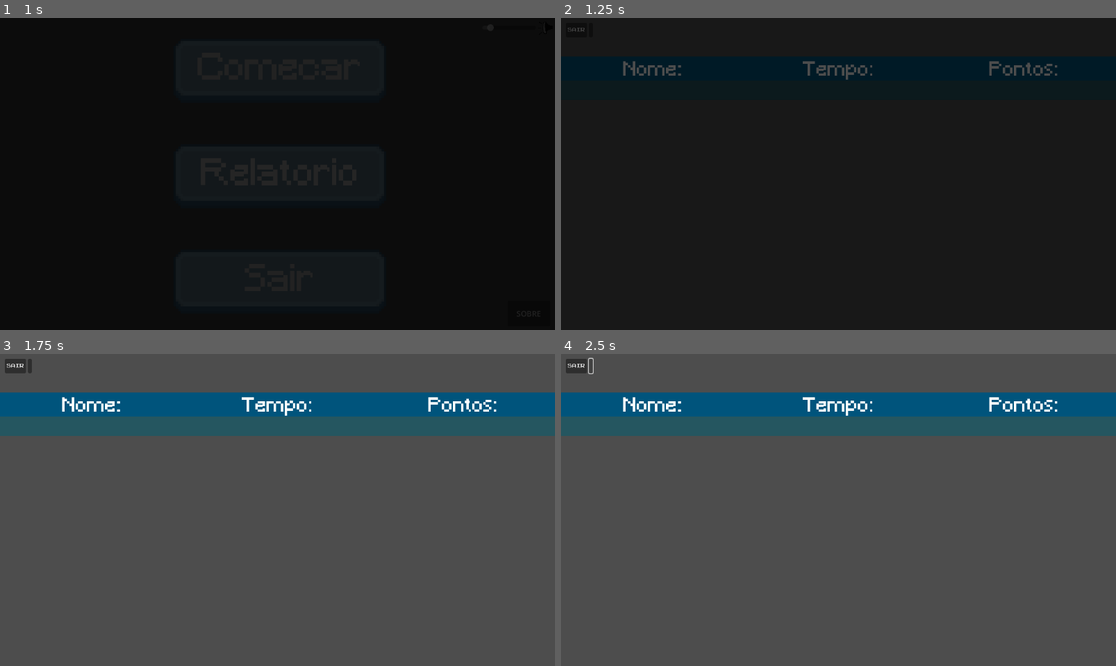
Above: before the commit, frames 1-4 (two rows, left to right).
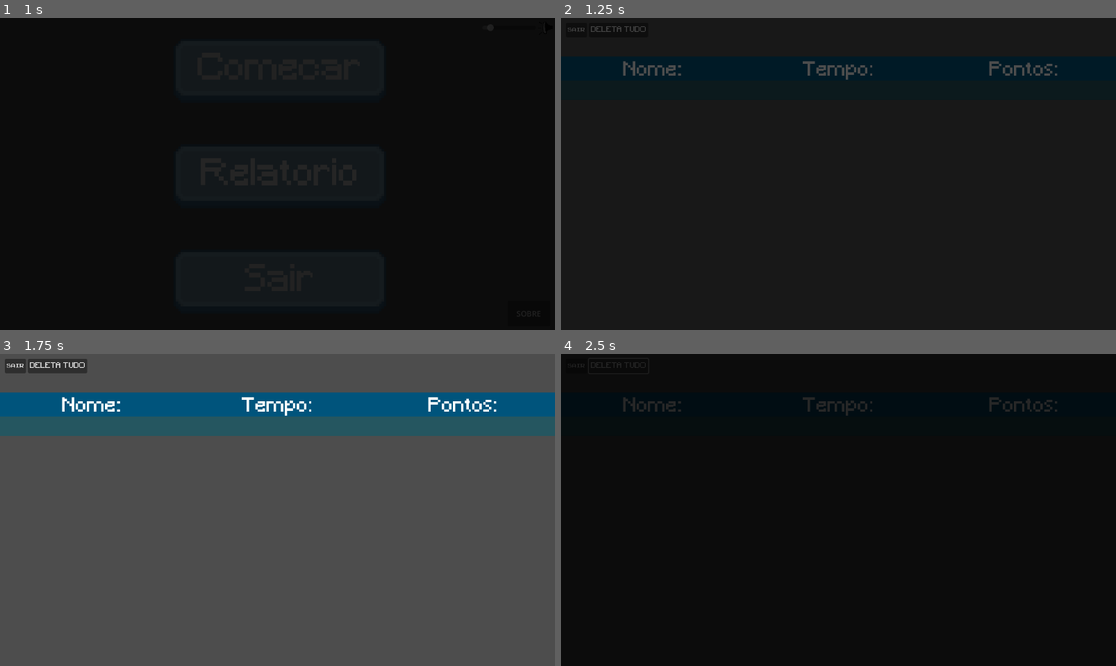
Above: after the commit, the same moments.

Repository: Estefano-Alfredo/Jogo-ASSARTE
Game: Godot game, scene res://Nos de Menu/Menu/menu.tscn
Same seed, same stepped clock (60 frames per second), same inputs: the game is played once before the commit and once after it.
Inputs (mouse positions are in pixels of both pictures, inside the frame that each line leads up to; where the layout moved, square brackets give the same spot in the first picture):
- Up to frame 1 (1 s): click "Relatorio" at 0.5 s
- Up to frame 2 (1.25 s): no input
- Up to frame 3 (1.75 s): click (55, 366) [27, 366] at 1.25 s
- Up to frame 4 (2.5 s): click (616, 366) [588, 366] at 2 s

Frame 1 is identical in both runs. In frame 2, less than 0.1% of the frame differs, in the area x 5-16%, y 2-5%; in frame 3, 0.4%; in frame 4, 100%, in the area x 0-100%, y 0-100%.

Commit message:
Mais coisas de relatorio

Diff:
--- a/bio-geometria/bio-geometria/Global.gd
+++ b/bio-geometria/bio-geometria/Global.gd
@@ -16,3 +16,33 @@
 
 var segundos_nivel_2 : int = 0
 var erros_nivel_2 : int = 0
+
+func salvar_tempo():
+	var config = ConfigFile.new()
+	var err = config.load("user://pontuacao.cfg")
+	if err != OK:
+		print("Arquivo não encontrado")
+		return
+	var salvo := false
+	for player in config.get_sections(): # Roda cada seção no arquivo
+		var player_name = config.get_value(player, "player_name")
+		if player_name == Global.nome_do_jogador:
+			salvo = true
+			var seg_temp : String
+			@warning_ignore("integer_division")
+			if (Global.total_seconds / 60) < 10:
+				@warning_ignore("integer_division")
+				seg_temp = "0" + str(Global.total_seconds / 60)
+			else:
+				@warning_ignore("integer_division")
+				seg_temp = str(Global.total_seconds / 60)
+			var min_temp : String
+			if (Global.total_seconds % 60) < 10:
+				min_temp = "0" + str(Global.total_seconds % 60)
+			else:
+				min_temp = str(Global.total_seconds % 60)
+			var tempo_temp := seg_temp + ":" + min_temp
+			config.set_value(player, "player_time", tempo_temp)
+	if not salvo:
+		print("Usuario não encontrado")
+	config.save("user://pontuacao.cfg")
--- a/bio-geometria/bio-geometria/Nos de Menu/Popup Nome/popup_nome.gd
+++ b/bio-geometria/bio-geometria/Nos de Menu/Popup Nome/popup_nome.gd
@@ -35,17 +35,16 @@
 func _on_button_pressed(_new_text = "") -> void:
 	# pega o texto e remove espaços extras
 	var nome = line_edit_nome.text.strip_edges()
+	nome.to_upper()
 
 	if nome.is_empty():
 		print("Por favor, digite um nome.")
 		return
+
 	var salvo : bool = false
 	var contagem : int = 0
-
 	config.load("user://pontuacao.cfg")
-
 	for player in config.get_sections(): # Roda cada seção no arquivo
-		contagem += 1
 		var player_name = config.get_value(player, "player_name")
 		if player_name == nome:
 			salvo = true
@@ -53,8 +52,9 @@
 		config.set_value("player" + str(contagem), "player_name", nome)
 		config.set_value("player" + str(contagem), "player_time", "00:00")
 		config.set_value("player" + str(contagem), "player_ponto", "0")
+	config.save("user://pontuacao.cfg")
 
-	config.save("user://pontuacao.cfg")
+
 	# salva o nome na variável global
 	Global.nome_do_jogador = nome
 	print("Nome do jogador salvo: " + Global.nome_do_jogador)
--- a/bio-geometria/bio-geometria/Nos de Menu/Relatorio/tela_relatorio.gd
+++ b/bio-geometria/bio-geometria/Nos de Menu/Relatorio/tela_relatorio.gd
@@ -1,6 +1,6 @@
 extends Control
 
-var ameixa = ConfigFile.new()
+var config = ConfigFile.new()
 
 @onready var anim := $Transicao/AnimationPlayer
 @onready var v_box: VBoxContainer = $MarginContainer2/VBoxContainer/MarginContainer/MarginContainer/HBoxContainer/VBox
@@ -17,16 +17,16 @@
 
 func _ready() -> void:
 
-	var err := ameixa.load("user://pontuacao.cfg")
+	var err := config.load("user://pontuacao.cfg")
 
 	if err != OK:
 		return
 
-	for player in ameixa.get_sections():
+	for player in config.get_sections():
 		# Fetch the data for each section.
-		var nome = ameixa.get_value(player, "player_name")
-		var tempo = ameixa.get_value(player, "player_time")
-		var ponto = ameixa.get_value(player, "player_ponto")
+		var nome = config.get_value(player, "player_name")
+		var tempo = config.get_value(player, "player_time")
+		var ponto = config.get_value(player, "player_ponto")
 
 		var novo_fio := ROTULO.instantiate()
 		v_box.add_child(novo_fio)
@@ -41,5 +41,13 @@
 		novo_fio_3.text = ponto
 
 
-	var texto : String = ameixa.encode_to_text()
+	var texto : String = config.encode_to_text()
 	print(texto)
+
+
+func _on_button_2_button_up() -> void:
+	config.clear()
+	config.save("user://pontuacao.cfg")
+	anim.play("fade_in")
+	await anim.animation_finished
+	get_tree().reload_current_scene()
--- a/bio-geometria/bio-geometria/Nos de Menu/Relatorio/tela_relatorio.tscn
+++ b/bio-geometria/bio-geometria/Nos de Menu/Relatorio/tela_relatorio.tscn
@@ -120,8 +120,11 @@
 
 [node name="Button2" type="Button" parent="MarginContainer/HBoxContainer"]
 layout_mode = 2
+theme_override_fonts/font = ExtResource("2_2agkn")
+text = "DELETA TUDO"
 
 [node name="Transicao" parent="." instance=ExtResource("4_r16f7")]
 layout_mode = 1
 
 [connection signal="pressed" from="MarginContainer/HBoxContainer/Button" to="." method="_on_voltar_pressed"]
+[connection signal="button_up" from="MarginContainer/HBoxContainer/Button2" to="." method="_on_button_2_button_up"]
--- a/bio-geometria/bio-geometria/Nos de Nivel/Nivel 1/level_1.gd
+++ b/bio-geometria/bio-geometria/Nos de Nivel/Nivel 1/level_1.gd
@@ -2,6 +2,7 @@
 
 @onready var contador: Control = $Contador
 
+var config = ConfigFile.new()
 var selecao := ""
 var selecao2 := ""
 var progresso := 0
@@ -73,6 +74,9 @@
 		selecao2 = ""
 		if progresso >= 3:
 			contador.ligado = false
+
+			Global.salvar_tempo()
+
 			anim.play("fade_in")
 			await anim.animation_finished
 			get_tree().change_scene_to_file("res://Nos de Nivel/Nivel 2/nivel_2.tscn")
--- a/bio-geometria/bio-geometria/Nos de Nivel/Nivel 2/nivel_2.gd
+++ b/bio-geometria/bio-geometria/Nos de Nivel/Nivel 2/nivel_2.gd
@@ -51,6 +51,7 @@
 			if node.amostra:
 				node.correto = true
 		if acertos == count:
+			Global.salvar_tempo()
 			await get_tree().create_timer(1.0).timeout
 			anim.play("fade_in")
 			await anim.animation_finished
--- a/bio-geometria/bio-geometria/Nos de Nivel/Nivel 2/nivel_2.tscn
+++ b/bio-geometria/bio-geometria/Nos de Nivel/Nivel 2/nivel_2.tscn
@@ -1,8 +1,9 @@
-[gd_scene load_steps=5 format=3 uid="uid://clgvfm3owppwd"]
+[gd_scene load_steps=6 format=3 uid="uid://clgvfm3owppwd"]
 
 [ext_resource type="Script" uid="uid://cue3t6s8gik0w" path="res://Nos de Nivel/Nivel 2/nivel_2.gd" id="1_vc3to"]
 [ext_resource type="PackedScene" uid="uid://d2vemjbylj3tx" path="res://Nos/nova_carta.tscn" id="2_i26w3"]
 [ext_resource type="PackedScene" uid="uid://ceb1yq77ygyfb" path="res://Nos/transicao.tscn" id="3_i26w3"]
+[ext_resource type="PackedScene" uid="uid://ci562ckpf8n1v" path="res://Nos/sair.tscn" id="4_5n37o"]
 [ext_resource type="PackedScene" uid="uid://dayfhtq76hld" path="res://Nos/contador.tscn" id="4_t2hph"]
 
 [node name="Nivel 2" type="Control"]
@@ -75,6 +76,9 @@
 offset_bottom = 14.0
 tempo = 180
 
+[node name="Sair" parent="." instance=ExtResource("4_5n37o")]
+layout_mode = 1
+
 [node name="Transicao" parent="." instance=ExtResource("3_i26w3")]
 layout_mode = 1
 
--- a/bio-geometria/bio-geometria/Nos/contador.tscn
+++ b/bio-geometria/bio-geometria/Nos/contador.tscn
@@ -7,6 +7,7 @@
 layout_mode = 3
 anchors_preset = 0
 script = ExtResource("1_ew00x")
+tempo = 10
 
 [node name="Numeros" type="Label" parent="."]
 layout_mode = 0
--- /dev/null
+++ b/bio-geometria/bio-geometria/Nos/sair.gd
@@ -0,0 +1,22 @@
+extends Control
+
+const POPUP_PAUSA_SCENE = preload("res://Nos de Menu/Botao Pausa/botao_pausa.tscn")
+const MENU_PATH = "res://Nos de Menu/Menu/menu.tscn"
+
+
+
+func _on_button_button_up() -> void:
+	var popup_pausa = POPUP_PAUSA_SCENE.instantiate()
+
+	# conecta o sinal de saida do popup à função de transição do nível
+	popup_pausa.sair_pressionado.connect(_voltar_para_o_menu)
+	# adiciona o popup à árvore para que ele apareça e pause o jogo
+	add_child(popup_pausa)
+
+func _voltar_para_o_menu() -> void:
+	# Usa a animação para o fade out
+	var anim := $Transicao/AnimationPlayer
+	$Transicao.visible = true
+	anim.play("fade_in")
+	await anim.animation_finished
+	get_tree().change_scene_to_file(MENU_PATH)
--- /dev/null
+++ b/bio-geometria/bio-geometria/Nos/sair.tscn
@@ -0,0 +1,29 @@
+[gd_scene load_steps=3 format=3 uid="uid://ci562ckpf8n1v"]
+
+[ext_resource type="Script" uid="uid://b8hhbq83gs006" path="res://Nos/sair.gd" id="1_vkxvw"]
+[ext_resource type="PackedScene" uid="uid://ceb1yq77ygyfb" path="res://Nos/transicao.tscn" id="2_1esmk"]
+
+[node name="Sair" type="Control"]
+layout_mode = 3
+anchors_preset = 15
+anchor_right = 1.0
+anchor_bottom = 1.0
+grow_horizontal = 2
+grow_vertical = 2
+script = ExtResource("1_vkxvw")
+
+[node name="Button" type="Button" parent="."]
+layout_mode = 1
+anchors_preset = 1
+anchor_left = 1.0
+anchor_right = 1.0
+offset_left = -43.0
+offset_bottom = 31.0
+grow_horizontal = 0
+text = "MENU"
+
+[node name="Transicao" parent="." instance=ExtResource("2_1esmk")]
+visible = false
+layout_mode = 1
+
+[connection signal="button_up" from="Button" to="." method="_on_button_button_up"]
--- a/bio-geometria/bio-geometria/Nos/transicao.tscn
+++ b/bio-geometria/bio-geometria/Nos/transicao.tscn
@@ -104,7 +104,6 @@
 grow_horizontal = 2
 grow_vertical = 2
 mouse_behavior_recursive = 2
-mouse_default_cursor_shape = 16
 script = ExtResource("1_0a7ca")
 
 [node name="AnimationPlayer" type="AnimationPlayer" parent="."]
@@ -119,7 +118,6 @@
 anchor_bottom = 1.0
 grow_horizontal = 2
 grow_vertical = 2
-mouse_default_cursor_shape = 16
 theme_override_styles/panel = SubResource("StyleBoxFlat_1s0pc")
 
 [connection signal="animation_started" from="AnimationPlayer" to="." method="_on_animation_player_animation_started"]
Not shown, added: bio-geometria/bio-geometria/Nos/sair.gd.uid
